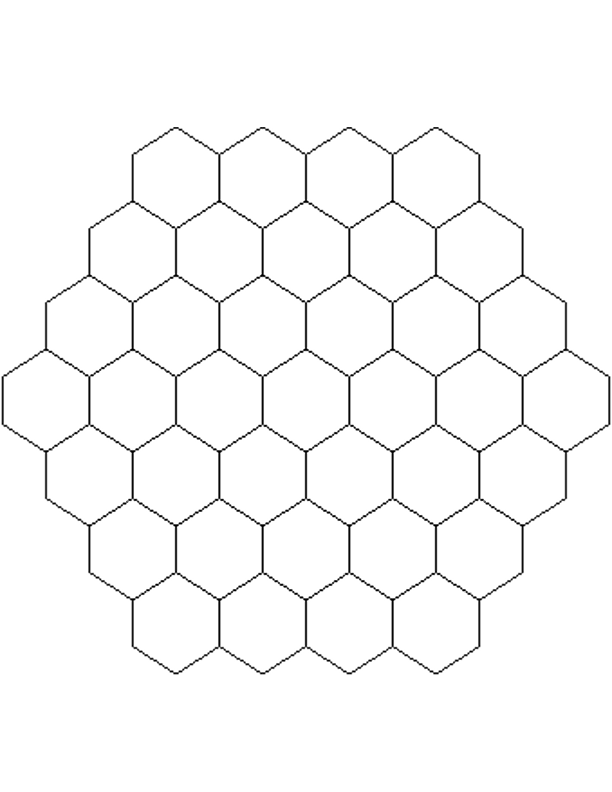
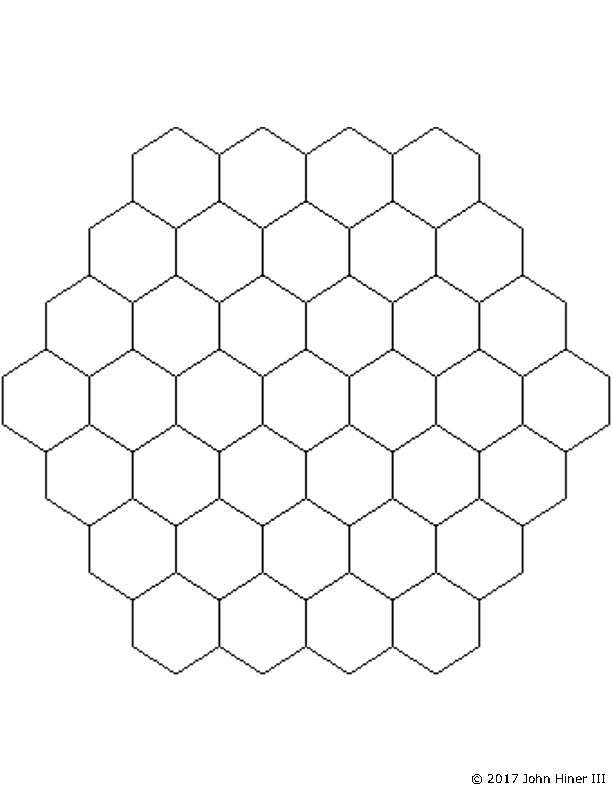
Comparing the layer stacks of the two 612 × 792 images. Changes:
added layer "© 2017 John Hiner III" over left=472, top=774, right=605, bottom=784
